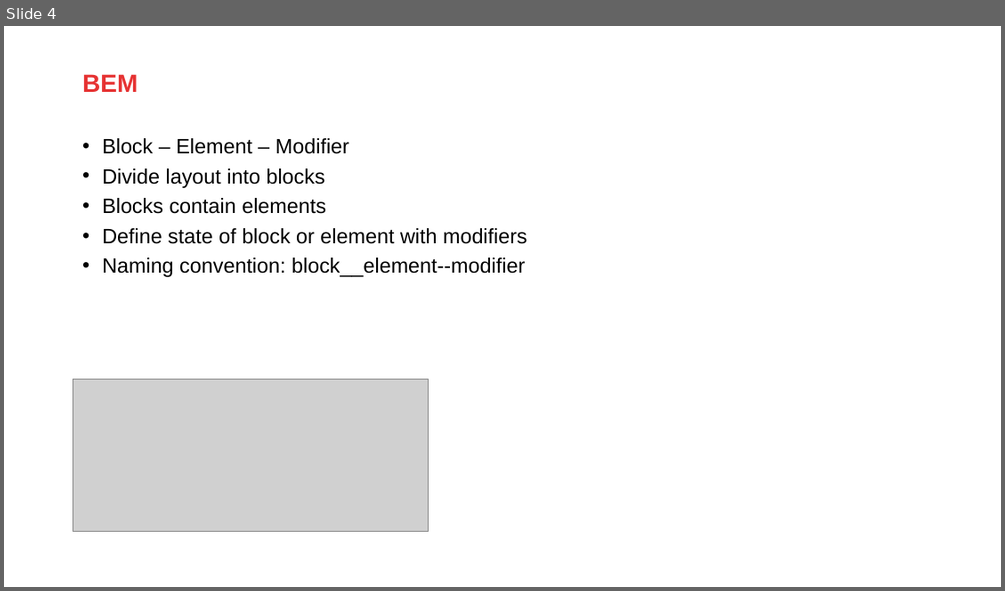
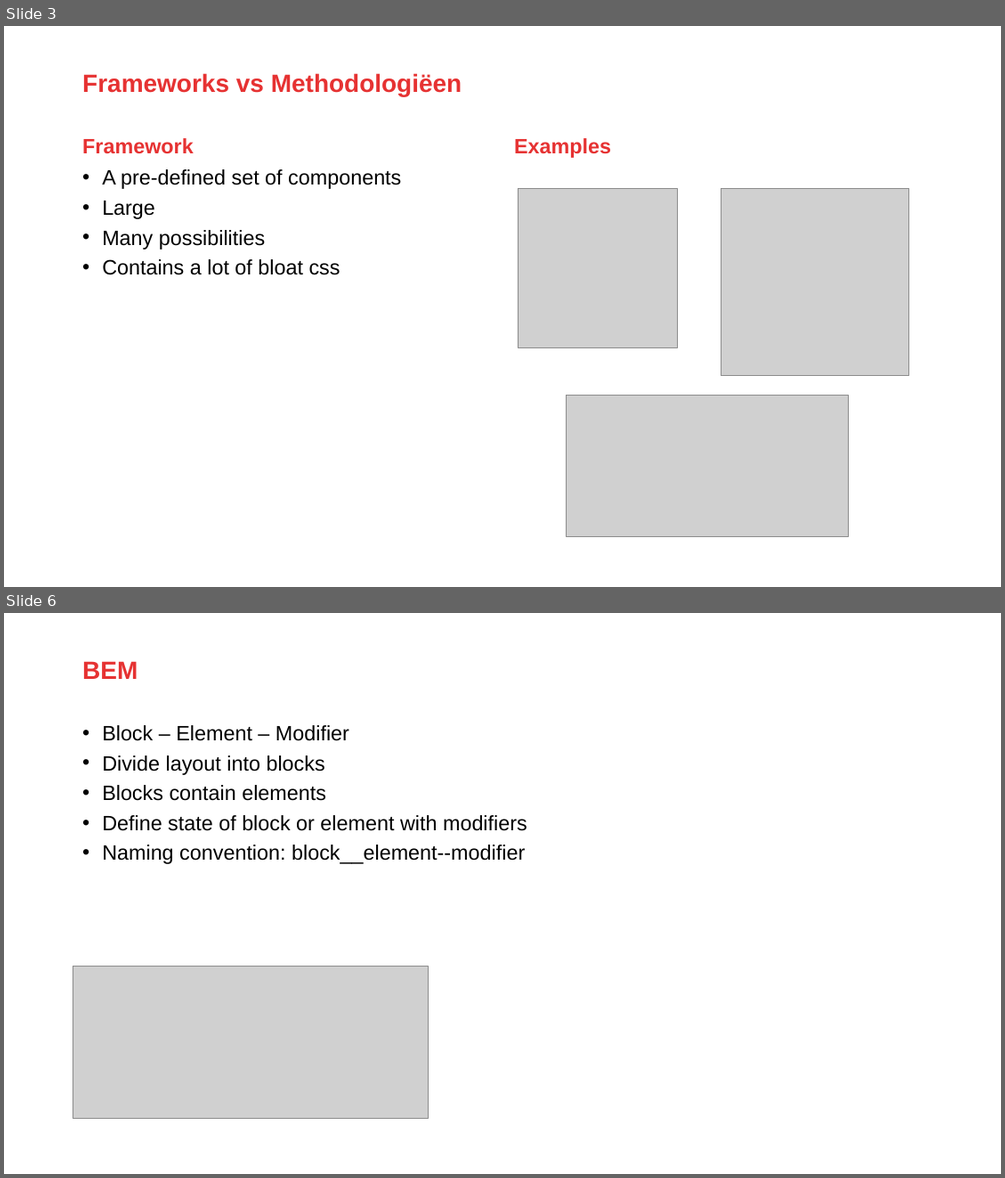
Before and after one commit to AMIS-Services/sig-css-architecture, a slide deck: SIG_CSS_Architecture.pptx. Shown one above the other, each under a label of ours: slide 4 before the commit, slides 3 and 6 after it; the slides between them are not shown. The pictures are 1005x591 and 1005x1178 pixels, drawn with LibreOffice and Linux fonts; fonts in the diff are those of the drawing; grey boxes stand for pictures; background and template pictures are left out. Boxes give left, top, right and bottom in pixels: in the first picture for what was removed or moved away, otherwise in the second. Text is boxed around its words. In the diff, an @@ line names an element or a change of style, - is before the commit and + after.

```diff
--- a/SIG_CSS_Architecture.pptx
+++ b/SIG_CSS_Architecture.pptx
@@ slide 3 added at (4,26,1001,587), background #FFFFFF; not listed: 1 template element that a slide beside it also shows @@
@@ title added at (82,73,462,96), 24 pt, text #E63232, bold @@
+Frameworks vs Methodologiëen
@@ text added at (82,138,194,154), 20 pt, text #E63232, bold @@
+Framework
@@ text added at (514,138,611,158), 20 pt, text #E63232, bold @@
+Examples
@@ text added at (102,169,401,275), 20 pt, text #000000 @@
+• A pre-defined set of components
+• Large
+• Many possibilities
+• Contains a lot of bloat css
@@ picture added at (518,188,677,347) @@
@@ picture added at (721,188,909,376) @@
@@ picture added at (566,395,849,537) @@
@@ page number added at (906,572,922,584), 8 pt, text #FFFFFF @@
+3
@@ what was slide 4 is now slide 6 @@
```
Also in this commit, not shown: 7 slides changed, 5 other slides added, 2 slides removed.
